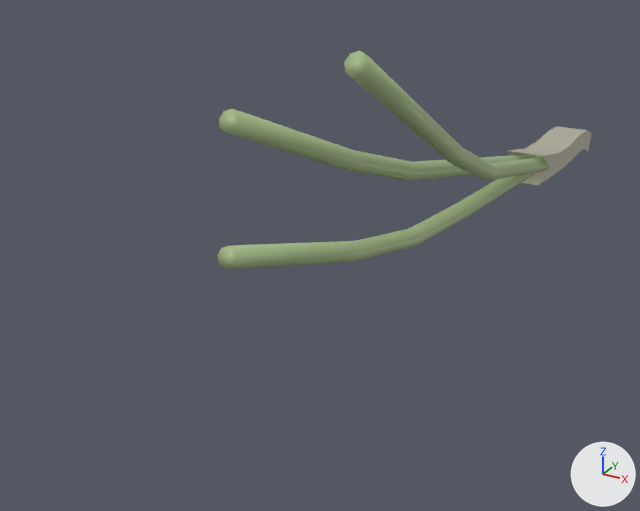
A saved change to the FBX model Assets/New/FBX/Cables_1.fbx.
Camera for both pictures: a camera (50 mm lens) standing at (0.192, -0.745, 0.237) and looking at (-0.112, -0.192, -0.039). The lights are fixed; the arrows at lower right show +X, +Y and +Z. Where no turn or scale is listed for an object, it has been applied to the vertices.
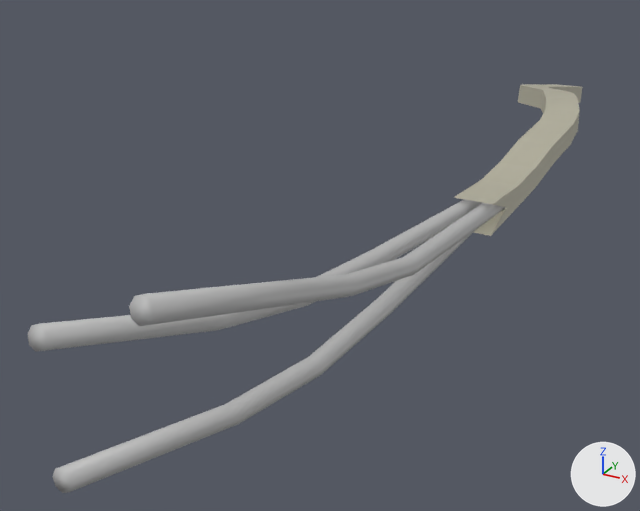
Pixel boxes (x1, y1, x2, y2) of what changed, in the pictures (640 x 511 px; the box of a moved part takes in the faces that stretch with it):
```json
{"object": "Cylinder.001", "change": "reshaped", "before": [217, 51, 592, 270], "after": [27, 84, 582, 493], "on screen": "48% wider, 86% taller"}
{"part": 1, "of": "me_mesh", "change": "moved or reshaped", "before": [217, 155, 543, 270], "after": [52, 231, 474, 493]}
{"part": 2, "of": "me_mesh", "change": "moved or reshaped", "before": [344, 51, 549, 181], "after": [129, 203, 506, 326]}
{"part": 3, "of": "me_mesh", "change": "moved or reshaped", "before": [219, 108, 535, 181], "after": [27, 199, 482, 351]}
{"part": 4, "of": "me_mesh", "change": "added", "after": [454, 84, 582, 236]}
{"part": 5, "of": "me_mesh", "change": "deleted", "before": [508, 126, 592, 185]}
```

Edits to the scene script, one JSON object a line:
```json
{"op": "add", "block": "mat_cables", "code": ["mat_cables = principled_material('Cables')", "mat_cables.base_color = (0.5, 0.5, 0.5)  # grey #bcbcbc"]}
{"block": "me_mesh", "where": "# used by ob_cylinder_001; location = (0.0, 0.0, 0.0)"}
{"op": "remove", "block": "me_mesh", "code": "me_mesh.from_pydata(...)  # 170 vertices, 147 faces; spans x -0.073..0.015, y -0.395..0.14, z -0.024..0.159"}
{"op": "remove", "block": "me_mesh", "code": "me_mesh.materials.append(mat_cables_2)  # green #a7bc89"}
{"op": "add", "block": "me_mesh", "code": "me_mesh.from_pydata(...)  # 206 vertices, 183 faces; spans x -0.094..0.022, y -0.512..0.309, z -0.039..0.087"}
{"block": "me_mesh", "change": "me_mesh part 1: the loose piece of 48 vertices spanning x -0.064..0.007, y -0.395..0.007, z -0.007..0.054 is multiplied about its middle by the matrix ((0.998, 0.051, -0.025), (-0.055, 0.979, -0.198), (0.014, 0.199, 0.98)), then moved by (-0.01, -0.114, -0.035), in mat_cables (grey #bcbcbc)"}
{"block": "me_mesh", "change": "me_mesh part 2: the loose piece of 40 vertices spanning x 0.0..0.013, y -0.376..-0.001, z -0.006..0.159 is multiplied about its middle by the matrix ((0.998, 0.051, -0.025), (-0.055, 0.979, -0.198), (0.014, 0.199, 0.98)), then moved by (-0.011, -0.126, -0.034), in mat_cables (grey #bcbcbc)"}
{"block": "me_mesh", "change": "me_mesh part 3: the loose piece of 48 vertices spanning x -0.073..0.0, y -0.376..0.012, z -0.008..0.122 is multiplied about its middle by the matrix ((0.998, 0.051, -0.025), (-0.055, 0.979, -0.198), (0.014, 0.199, 0.98)), then moved by (-0.01, -0.12, -0.033), in mat_cables (grey #bcbcbc)"}
{"block": "me_mesh", "change": "me_mesh part 4: a new loose piece of 70 vertices spanning x -0.079..0.022, y -0.162..0.309, z -0.018..0.038, in mat_caja_de_cable_2 (grey #b3af9d)"}
{"block": "me_mesh", "change": "me_mesh part 5"}
{"block": "me_mesh", "change": "34 vertices are removed from x -0.016..0.015, y -0.047..0.14, z -0.024..0.02"}
{"block": "me_mesh", "change": "32 faces are deleted"}
{"op": "add", "block": "me_mesh", "code": "me_mesh.materials.append(mat_cables)  # grey #bcbcbc"}
```
